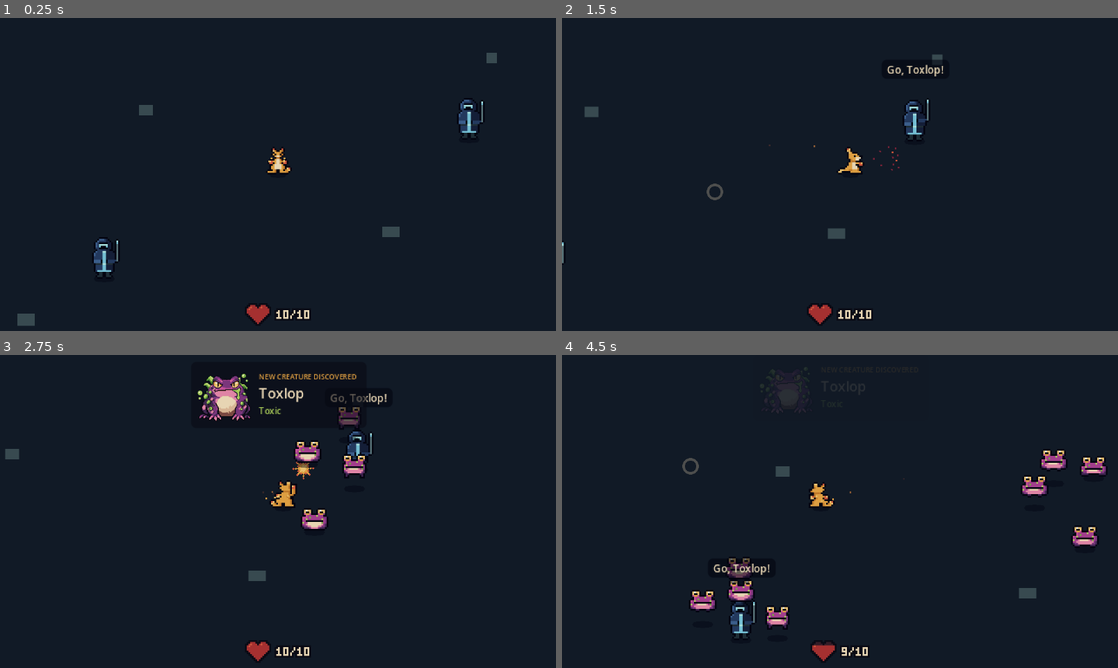
Above: before the commit, frames 1-4 (two rows, left to right).
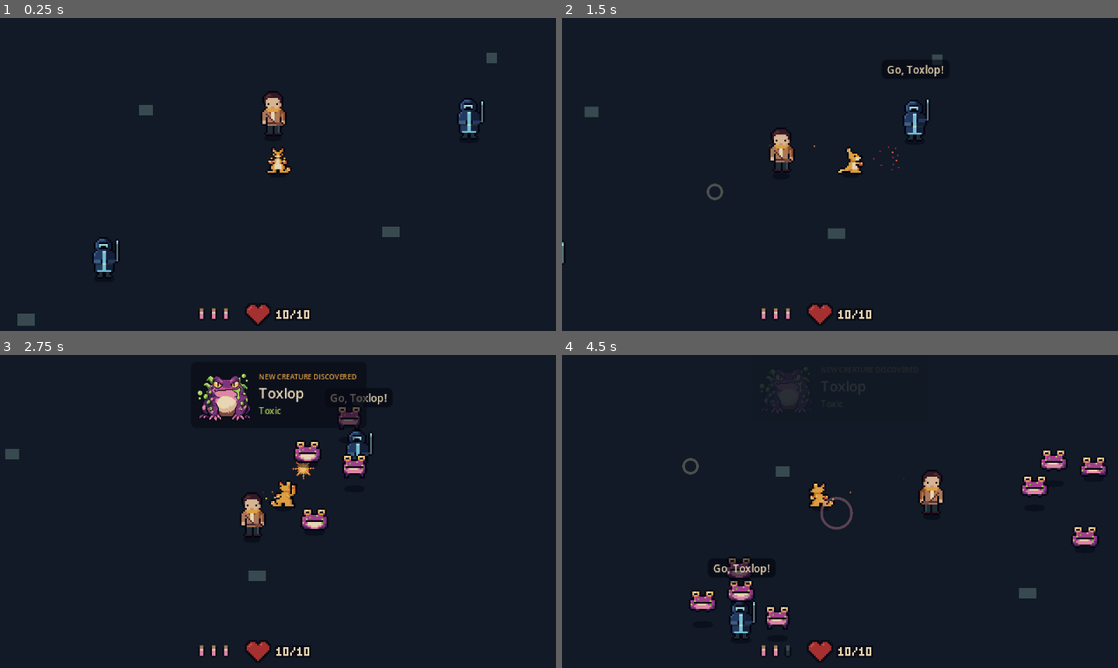
Above: after the commit, the same moments.

Repository: qmkDuran/my-own-art
Game: Godot game, scene res://scenes/main/main.tscn
Same seed, same stepped clock (60 frames per second), same inputs: the game is played once before the commit and once after it.
Inputs (mouse positions are in pixels of both pictures, inside the frame that each line leads up to):
- Up to frame 1 (0.25 s): no input
- Up to frame 2 (1.5 s): move the mouse to (962, 158) at 0.52 s; hold D (move_right) 0.53-1.25 s; hold Right mouse button (attack) 0.53-1.25 s; click (962, 158) at 0.67 s; tap Space (dodge) at 0.8 s; drag from (728, 190) to (812, 237) at 1.27 s
- Up to frame 3 (2.75 s): move the mouse to (333, 442) at 2.02 s; hold D (move_right) from 2.03 s (still down); hold Right mouse button (attack) from 2.03 s (still down); tap Q (trainer_aid, bound only after the commit) at 2.1 s; click (333, 442) at 2.17 s
- Up to frame 4 (4.5 s): release D (move_right) at 2.75 s; release Right mouse button (attack) at 2.75 s; drag from (812, 574) to (673, 464) at 2.77 s; move the mouse to (1006, 558) at 3.52 s; hold A (move_left) 3.53-4.25 s; tap Space (dodge) at 3.6 s; click (1006, 558) at 3.67 s; tap Q (trainer_aid, bound only after the commit) at 3.8 s; drag from (673, 464) to (756, 433) at 4.27 s

The runs differ from the first frame. In frame 1, 0.4% of the frame differs, in the area x 35-52%, y 24-97%; in frame 2, 0.4%; in frame 3, 0.4%; in frame 4, 0.8%, in the area x 35-69%, y 37-98%.

Commit message:
Trainer walks with Emberoo; Trainer's Aid heal on Q; berries refill charges
- Original trainer sprite (brown coat, orange scarf matching Emberoo)
  follows a few steps behind; enemies ignore them.
- Trainer's Aid (Q, gamepad Y): the trainer throws a healing tonic that
  arcs to Emberoo and heals 4 (3 charges, not usable at full health).
- Toads drop a glowing berry 25% of the time; walking over it refills a
  charge. HUD shows charges as tonic bottles left of the heart.
- DESIGN.md: trainer, drops (light motes, berries, hand-placed Glimmer
  Shards, no loot), Heat, and the locked build system.

Tested in Godot 4.7.2 with a recorded clip: heal 4->8, berry pickup 2->3.

Co-Authored-By: Claude Opus 5.5 <noreply@anthropic.com>
Claude-Session: https://claude.ai/code/session_01YABBJVPWvaqtn34m5VQVCp

Diff:
--- a/project.godot
+++ b/project.godot
@@ -74,6 +74,12 @@
 "events": [Object(InputEventMouseButton,"resource_local_to_scene":false,"resource_name":"","device":-1,"window_id":0,"a …(253 unchanged characters)…
 ]
 }
+trainer_aid={
+"deadzone": 0.2,
+"events": [Object(InputEventKey,"resource_local_to_scene":false,"resource_name":"","device":-1,"window_id":0,"alt_pressed":false,"shift_pressed":false,"ctrl_pressed":false,"meta_pressed":false,"pressed":false,"keycode":0,"physical_keycode":81,"key_label":0,"unicode":0,"location":0,"echo":false,"script":null)
+, Object(InputEventJoypadButton,"resource_local_to_scene":false,"resource_name":"","device":-1,"button_index":3,"pressure":0.0,"pressed":false,"script":null)
+]
+}
 
 [rendering]
 
--- /dev/null
+++ b/scenes/companions/tonic_toss.tscn
@@ -0,0 +1,9 @@
+[gd_scene load_steps=3 format=3]
+
+[ext_resource type="Script" path="res://scripts/companions/tonic_toss.gd" id="1_tonic"]
+[ext_resource type="PackedScene" path="res://scenes/effects/shockwave.tscn" id="2_ring"]
+
+[node name="TonicToss" type="Node2D"]
+z_index = 3
+script = ExtResource("1_tonic")
+ring_scene = ExtResource("2_ring")
--- /dev/null
+++ b/scenes/companions/trainer.tscn
@@ -0,0 +1,18 @@
+[gd_scene load_steps=4 format=3]
+
+[ext_resource type="Script" path="res://scripts/companions/trainer.gd" id="1_trainer"]
+[ext_resource type="Texture2D" path="res://art/trainer/trainer_front.png" id="2_sprite"]
+[ext_resource type="PackedScene" path="res://scenes/companions/tonic_toss.tscn" id="3_tonic"]
+
+[node name="Trainer" type="Node2D"]
+z_index = 1
+script = ExtResource("1_trainer")
+tonic_scene = ExtResource("3_tonic")
+
+[node name="Shadow" type="Polygon2D" parent="."]
+color = Color(0.035, 0.039, 0.078, 0.45)
+polygon = PackedVector2Array(-5, 0, -4, -1.5, 0, -2, 4, -1.5, 5, 0, 4, 1.5, 0, 2, -4, 1.5)
+
+[node name="Sprite" type="Sprite2D" parent="."]
+position = Vector2(0, -14)
+texture = ExtResource("2_sprite")
--- a/scenes/creatures/emberoo/emberoo.tscn
+++ b/scenes/creatures/emberoo/emberoo.tscn
@@ -15,6 +15,7 @@
 [ext_resource type="Script" path="res://scripts/effects/hit_flash.gd" id="13_flash"]
 [ext_resource type="PackedScene" path="res://scenes/effects/shockwave.tscn" id="14_marker"]
 [ext_resource type="Script" path="res://scripts/effects/fist_embers.gd" id="15_embers"]
+[ext_resource type="Script" path="res://scripts/components/trainer_aid.gd" id="16_aid"]
 
 [sub_resource type="CircleShape2D" id="CircleShape2D_body"]
 radius = 5.0
@@ -87,3 +88,6 @@
 [node name="FistEmbers" type="Node2D" parent="."]
 z_index = 1
 script = ExtResource("15_embers")
+
+[node name="TrainerAid" type="Node" parent="."]
+script = ExtResource("16_aid")
--- a/scenes/enemies/toxic_toad/toxic_toad.tscn
+++ b/scenes/enemies/toxic_toad/toxic_toad.tscn
@@ -7,6 +7,7 @@
 [ext_resource type="Script" path="res://scripts/effects/hit_flash.gd" id="5_flash"]
 [ext_resource type="PackedScene" path="res://scenes/effects/toxic_splat.tscn" id="6_splat"]
 [ext_resource type="Texture2D" path="res://art/toxic_toad/toxlop_portrait_128.png" id="7_portrait"]
+[ext_resource type="PackedScene" path="res://scenes/pickups/berry.tscn" id="8_berry"]
 
 [sub_resource type="CircleShape2D" id="CircleShape2D_body"]
 radius = 5.0
@@ -25,6 +26,7 @@
 script = ExtResource("1_toad")
 death_splat_scene = ExtResource("6_splat")
 portrait = ExtResource("7_portrait")
+berry_scene = ExtResource("8_berry")
 
 [node name="Shadow" type="Polygon2D" parent="."]
 color = Color(0.0352941, 0.0392157, 0.0784314, 0.45)
--- a/scenes/main/main.tscn
+++ b/scenes/main/main.tscn
@@ -1,8 +1,9 @@
-[gd_scene load_steps=5 format=3]
+[gd_scene load_steps=6 format=3]
 
 [ext_resource type="PackedScene" path="res://scenes/creatures/emberoo/emberoo.tscn" id="1_emberoo"]
 [ext_resource type="PackedScene" path="res://scenes/enemies/handler/handler.tscn" id="3_handler"]
 [ext_resource type="PackedScene" path="res://scenes/ui/hud.tscn" id="4_hud"]
+[ext_resource type="PackedScene" path="res://scenes/companions/trainer.tscn" id="5_trainer"]
 
 [sub_resource type="Environment" id="Environment_glow"]
 background_mode = 3
@@ -61,6 +62,9 @@
 position = Vector2(-100, 60)
 first_summon_delay = 3.0
 
+[node name="Trainer" parent="." instance=ExtResource("5_trainer")]
+position = Vector2(-18, -16)
+
 [node name="Emberoo" parent="." instance=ExtResource("1_emberoo")]
 
 [node name="Camera" type="Camera2D" parent="Emberoo"]
--- /dev/null
+++ b/scenes/pickups/berry.tscn
@@ -0,0 +1,7 @@
+[gd_scene load_steps=2 format=3]
+
+[ext_resource type="Script" path="res://scripts/pickups/berry.gd" id="1_berry"]
+
+[node name="Berry" type="Node2D"]
+z_index = 1
+script = ExtResource("1_berry")
--- a/scenes/ui/hud.tscn
+++ b/scenes/ui/hud.tscn
@@ -1,7 +1,8 @@
-[gd_scene load_steps=3 format=3]
+[gd_scene load_steps=4 format=3]
 
 [ext_resource type="Script" path="res://scripts/ui/health_heart.gd" id="1_heart"]
 [ext_resource type="Script" path="res://scripts/ui/discovery_card.gd" id="2_card"]
+[ext_resource type="Script" path="res://scripts/ui/aid_charges.gd" id="3_aid"]
 
 [node name="Hud" type="CanvasLayer"]
 
@@ -29,3 +30,19 @@
 grow_vertical = 2
 mouse_filter = 2
 script = ExtResource("2_card")
+
+[node name="AidCharges" type="Control" parent="."]
+layout_mode = 3
+anchors_preset = 7
+anchor_left = 0.5
+anchor_top = 1.0
+anchor_right = 0.5
+anchor_bottom = 1.0
+offset_left = -50.0
+offset_top = -16.0
+offset_right = -24.0
+offset_bottom = -3.0
+grow_horizontal = 2
+grow_vertical = 0
+mouse_filter = 2
+script = ExtResource("3_aid")
--- /dev/null
+++ b/scripts/companions/tonic_toss.gd
@@ -0,0 +1,55 @@
+class_name TonicToss
+extends Node2D
+## A healing tonic flying in an arc from the trainer to the creature.
+## When it lands it calls back (the heal) and leaves a warm ring.
+
+@export var flight_time: float = 0.45
+## How high the arc rises, in pixels.
+@export var arc_height: float = 18.0
+@export var ring_scene: PackedScene
+
+## 5×7 pixel bottle: '#' outline, 'g' glass, 'l' liquid, 'c' cork.
+const BOTTLE := [".cc..", "#cc#.", "#gg#.", "#ll#.", "#ll#.", "#ll#.", ".##.."]
+const COLORS := {"#": Color(0.035, 0.039, 0.078), "g": Color(0.78, 0.812, 0.8), "l": Color(0.875, 0.518, 0.647), "c": Color(0.678, 0.467, 0.341)}
+
+var _from: Vector2
+var _target: Node2D
+var _on_land: Callable
+var _elapsed: float = 0.0
+
+
+func fly_to(target: Node2D, on_land: Callable) -> void:
+	_from = global_position
+	_target = target
+	_on_land = on_land
+
+
+func _process(delta: float) -> void:
+	if _target == null:
+		return
+	_elapsed += delta
+	var t := clampf(_elapsed / flight_time, 0.0, 1.0)
+	var landing := _target.global_position + Vector2(0, -8)
+	global_position = _from.lerp(landing, t) + Vector2(0, -sin(PI * t) * arc_height)
+	rotation = t * TAU
+	queue_redraw()
+	if t >= 1.0:
+		_land(landing)
+
+
+func _draw() -> void:
+	for y in BOTTLE.size():
+		for x in 5:
+			var pixel: String = BOTTLE[y][x]
+			if pixel != ".":
+				draw_rect(Rect2(Vector2(x - 2.5, y - 3.5), Vector2.ONE), COLORS[pixel])
+
+
+func _land(at: Vector2) -> void:
+	_on_land.call()
+	if ring_scene != null:
+		var ring: Shockwave = ring_scene.instantiate()
+		get_parent().add_child(ring)
+		ring.global_position = at + Vector2(0, 8)
+		ring.play(14.0, 0.35, Color(0.875, 0.518, 0.647, 0.9))
+	queue_free()
--- /dev/null
+++ b/scripts/companions/trainer.gd
@@ -0,0 +1,69 @@
+class_name Trainer
+extends Node2D
+## The player's trainer: follows Emberoo a few steps behind and supports him (Trainer's Aid).
+##
+## Enemies ignore the trainer: Warden visors only see Glimra light, and the trainer has none.
+## (So the trainer has no collision and isn't in the "player" or "enemies" groups.)
+
+## How far behind Emberoo the trainer likes to stay, in pixels.
+@export var follow_distance: float = 22.0
+## Walking speed in pixels per second; a bit faster than Emberoo so they keep up.
+@export var walk_speed: float = 70.0
+## Beyond this distance the trainer hurries to catch up.
+@export var catch_up_distance: float = 70.0
+@export var tonic_scene: PackedScene
+
+var _target: Node2D
+var _walk_time: float = 0.0
+
+@onready var sprite: Sprite2D = $Sprite
+var _sprite_rest: Vector2
+
+
+func _ready() -> void:
+	add_to_group("trainer")
+	_sprite_rest = sprite.position
+
+
+func _physics_process(delta: float) -> void:
+	if _target == null:
+		_target = get_tree().get_first_node_in_group("player")
+		return
+	var to_spot := _follow_spot() - global_position
+	var distance := to_spot.length()
+	var speed := walk_speed * (1.8 if distance > catch_up_distance else 1.0)
+	var is_walking := distance > 3.0
+	if is_walking:
+		global_position += to_spot.normalized() * minf(distance, speed * delta)
+		if absf(to_spot.x) > 1.0:
+			sprite.flip_h = to_spot.x < 0.0
+	_bob(delta, is_walking)
+
+
+## Throws a healing tonic at the creature; `on_land` runs when it arrives.
+func toss_tonic(at: Node2D, on_land: Callable) -> void:
+	if tonic_scene == null:
+		on_land.call()
+		return
+	var tonic: TonicToss = tonic_scene.instantiate()
+	get_parent().add_child(tonic)
+	tonic.global_position = global_position + Vector2(0, -14)
+	tonic.fly_to(at, on_land)
+
+
+## A spot behind Emberoo, opposite the way he's facing.
+func _follow_spot() -> Vector2:
+	var facing := Vector2.DOWN
+	if _target.has_node("Facing"):
+		facing = (_target.get_node("Facing") as Facing).as_vector()
+	return _target.global_position - facing * follow_distance
+
+
+## A small walking bob (placeholder until the trainer has a walk animation).
+func _bob(delta: float, is_walking: bool) -> void:
+	if is_walking:
+		_walk_time += delta
+		sprite.position = _sprite_rest + Vector2(0, -roundf(absf(sin(_walk_time * 12.0))))
+	else:
+		_walk_time = 0.0
+		sprite.position = _sprite_rest
--- a/scripts/components/health.gd
+++ b/scripts/components/health.gd
@@ -7,6 +7,7 @@
 
 signal damaged(amount: int, source_position: Vector2)
 signal died
+signal healed(amount: int)
 
 @export var max_health: int = 3
 
@@ -30,5 +31,12 @@
 		died.emit()
 
 
+func heal(amount: int) -> void:
+	if is_dead():
+		return
+	current_health = mini(max_health, current_health + amount)
+	healed.emit(amount)
+
+
 func is_dead() -> bool:
 	return current_health <= 0
--- a/scripts/components/player_input.gd
+++ b/scripts/components/player_input.gd
@@ -3,7 +3,7 @@
 ## Reads the player's controls and turns them into intentions.
 ##
 ## Controls: left mouse = move to the cursor (or attack the enemy you click on),
-## right mouse = attack in place toward the cursor, Space = dodge.
+## right mouse = attack in place toward the cursor, Space = dodge, Q = Trainer's Aid (heal).
 ## WASD also moves, for players who prefer it.
 ##
 ## Only this component knows about keys and gamepads. Everything else asks it
@@ -28,6 +28,11 @@
 	return Input.is_action_pressed("move_to_cursor")
 
 
+## Q: the trainer throws a healing tonic.
+func wants_trainer_aid() -> bool:
+	return Input.is_action_just_pressed("trainer_aid")
+
+
 func wants_to_dodge() -> bool:
 	return Input.is_action_just_pressed("dodge")
 
--- /dev/null
+++ b/scripts/components/trainer_aid.gd
@@ -0,0 +1,55 @@
+class_name TrainerAid
+extends Node
+## Trainer's Aid: the trainer throws a healing tonic (Q). Limited charges,
+## refilled by picking up berries that enemies sometimes drop.
+
+signal charges_changed(charges: int, max_charges: int)
+
+@export var max_charges: int = 3
+## Health restored by one tonic.
+@export var heal_amount: int = 4
+## Seconds before Aid can be used again.
+@export var cooldown: float = 0.8
+
+var charges: int = 3
+var _cooldown_left: float = 0.0
+var _is_in_flight: bool = false
+
+@onready var creature: Node2D = get_parent()
+
+
+func _ready() -> void:
+	charges = max_charges
+
+
+func _process(delta: float) -> void:
+	_cooldown_left = maxf(0.0, _cooldown_left - delta)
+
+
+func has_room() -> bool:
+	return charges < max_charges
+
+
+func add_charge() -> void:
+	charges = mini(max_charges, charges + 1)
+	charges_changed.emit(charges, max_charges)
+
+
+func use() -> void:
+	if charges <= 0 or _cooldown_left > 0.0 or _is_in_flight:
+		return
+	var health: Health = creature.get_node("Health")
+	if health.current_health >= health.max_health:
+		return  # don't waste a charge at full health
+	charges -= 1
+	_cooldown_left = cooldown
+	charges_changed.emit(charges, max_charges)
+	var trainer := get_tree().get_first_node_in_group("trainer") as Trainer
+	var heal := func() -> void:
+		_is_in_flight = false
+		health.heal(heal_amount)
+	_is_in_flight = true
+	if trainer != null:
+		trainer.toss_tonic(creature, heal)
+	else:
+		heal.call()
--- a/scripts/creatures/creature.gd
+++ b/scripts/creatures/creature.gd
@@ -14,6 +14,7 @@
 ##   Health          -> how much damage it can take (dodging makes it invulnerable)
 ##   HitFlash        -> flashes white when hit
 ##   FistEmbers      -> sparks rising from the fists
+##   TrainerAid      -> Q: the trainer throws a healing tonic (limited charges)
 ##   Sprite          -> what to show
 
 ## Below this speed (pixels per second) the creature counts as standing still.
@@ -53,6 +54,7 @@
 @onready var hit_flash: HitFlash = $HitFlash
 @onready var animator: CreatureAnimator = $Sprite
 @onready var fist_embers: FistEmbers = $FistEmbers
+@onready var trainer_aid: TrainerAid = $TrainerAid
 
 
 func _ready() -> void:
@@ -63,6 +65,8 @@
 func _physics_process(delta: float) -> void:
 	_push_seconds_left = maxf(0.0, _push_seconds_left - delta)
 	_read_mouse_orders()
+	if player_input.wants_trainer_aid():
+		trainer_aid.use()
 	_start_requested_action()
 	# Leaping out of the way means attacks pass through you.
 	health.is_invulnerable = dodge.is_dodging
--- a/scripts/enemies/toad.gd
+++ b/scripts/enemies/toad.gd
@@ -60,6 +60,10 @@
 @export var death_fade_time: float = 0.3
 ## The toxic goo burst shown when it dies.
 @export var death_splat_scene: PackedScene
+## A berry it sometimes drops (refills one Trainer's Aid charge).
+@export var berry_scene: PackedScene
+## Chance (0 to 1) of dropping a berry on death.
+@export var berry_drop_chance: float = 0.25
 
 var _state: State = State.RESTING
 var _time_in_state: float = 0.0
@@ -201,6 +205,7 @@
 
 func _on_died() -> void:
 	_spawn_death_splat()
+	_maybe_drop_berry()
 	_enter(State.DYING, death_fade_time)
 	remove_from_group("enemies")
 	collision_shape.set_deferred("disabled", true)
@@ -221,6 +226,14 @@
 		hit_flash.flash(glint_color)
 
 
+func _maybe_drop_berry() -> void:
+	if berry_scene == null or randf() > berry_drop_chance:
+		return
+	var berry: Node2D = berry_scene.instantiate()
+	get_parent().add_child.call_deferred(berry)
+	berry.set_deferred("global_position", global_position)
+
+
 func _spawn_death_splat() -> void:
 	if death_splat_scene == null:
 		return
--- /dev/null
+++ b/scripts/pickups/berry.gd
@@ -0,0 +1,47 @@
+class_name Berry
+extends Node2D
+## A glowing berry an enemy dropped. Walking over it refills one Trainer's Aid charge.
+## If the player's Aid is already full, the berry waits on the ground.
+
+## How close the player must be to pick it up, in pixels.
+@export var pickup_radius: float = 10.0
+## Seconds before it disappears if nobody picks it up (it blinks first).
+@export var lifetime: float = 25.0
+
+## 7×7 pixel berry: '#' outline, 'r' red, 'd' dark red, 'h' highlight, 'g' leaf.
+const PIXELS := ["...gg..", "..##g..", ".#rrr#.", "#rhrrd#", "#rrrdd#", ".#rdd#.", "..###.."]
+const COLORS := {"#": Color(0.035, 0.039, 0.078), "r": Color(0.812, 0.341, 0.235), "d": Color(0.647, 0.188, 0.188), "h": Color(0.906, 0.835, 0.702), "g": Color(0.459, 0.655, 0.263)}
+
+var _age: float = 0.0
+
+
+func _process(delta: float) -> void:
+	_age += delta
+	if _age >= lifetime:
+		queue_free()
+		return
+	# Blink during the last few seconds.
+	visible = _age < lifetime - 4.0 or int(_age * 8.0) % 2 == 0
+	_try_pickup()
+	queue_redraw()
+
+
+func _draw() -> void:
+	var bob := roundf(sin(_age * 4.0))
+	draw_circle(Vector2(0, 1), 3.0, Color(0.035, 0.039, 0.078, 0.35))     # little ground shadow
+	for y in PIXELS.size():
+		for x in 7:
+			var pixel: String = PIXELS[y][x]
+			if pixel != ".":
+				draw_rect(Rect2(Vector2(x - 3.5, y - 9.0 + bob), Vector2.ONE), COLORS[pixel])
+
+
+func _try_pickup() -> void:
+	var player := get_tree().get_first_node_in_group("player") as Node2D
+	if player == null or player.global_position.distance_to(global_position) > pickup_radius:
+		return
+	var aid: TrainerAid = player.get_node_or_null("TrainerAid")
+	if aid == null or not aid.has_room():
+		return
+	aid.add_charge()
+	queue_free()
--- /dev/null
+++ b/scripts/ui/aid_charges.gd
@@ -0,0 +1,50 @@
+class_name AidCharges
+extends Control
+## Trainer's Aid charges as little tonic bottles next to the heart (full = pink, used = dark).
+
+const BOTTLE := [".cc..", "#cc#.", "#gg#.", "#ll#.", "#ll#.", "#ll#.", ".##.."]
+const SPACING := 7
+
+@export var outline_color: Color = Color(0.035, 0.039, 0.078)
+@export var full_colors: Dictionary = {"g": Color(0.78, 0.812, 0.8), "l": Color(0.875, 0.518, 0.647), "c": Color(0.678, 0.467, 0.341)}
+@export var empty_colors: Dictionary = {"g": Color(0.224, 0.29, 0.314), "l": Color(0.125, 0.18, 0.216), "c": Color(0.224, 0.29, 0.314)}
+
+var _charges: int = 0
+var _max_charges: int = 0
+
+
+func _ready() -> void:
+	await get_tree().process_frame
+	var player := get_tree().get_first_node_in_group("player")
+	if player == null:
+		return
+	var aid: TrainerAid = player.get_node_or_null("TrainerAid")
+	if aid == null:
+		return
+	aid.charges_changed.connect(_on_charges_changed)
+	_on_charges_changed(aid.charges, aid.max_charges)
+
+
+func _on_charges_changed(charges: int, max_charges: int) -> void:
+	_charges = charges
+	_max_charges = max_charges
+	queue_redraw()
+
+
+func _draw() -> void:
+	var width := _max_charges * SPACING - 2
+	var left := roundf((size.x - width) / 2.0)
+	var top := roundf((size.y - BOTTLE.size()) / 2.0)
+	for index in _max_charges:
+		var colors := full_colors if index < _charges else empty_colors
+		_draw_bottle(Vector2(left + index * SPACING, top), colors)
+
+
+func _draw_bottle(top_left: Vector2, colors: Dictionary) -> void:
+	for y in BOTTLE.size():
+		for x in 5:
+			var pixel: String = BOTTLE[y][x]
+			if pixel == ".":
+				continue
+			var color: Color = outline_color if pixel == "#" else colors[pixel]
+			draw_rect(Rect2(top_left + Vector2(x, y), Vector2.ONE), color)
--- a/scripts/ui/health_heart.gd
+++ b/scripts/ui/health_heart.gd
@@ -43,6 +43,7 @@
 	_health = player.get_node_or_null("Health")
 	if _health != null:
 		_health.damaged.connect(func(_amount: int, _from: Vector2) -> void: queue_redraw())
+		_health.healed.connect(func(_amount: int) -> void: queue_redraw())
 	queue_redraw()
 
 
Binary file added: art/trainer/trainer_front.png
Not shown, added: art/trainer/trainer_front.png.import
Not shown: 1 places in scenes/creatures/emberoo/emberoo.tscn that only renumber resources
Not shown: 1 places in scenes/enemies/toxic_toad/toxic_toad.tscn that only renumber resources
Not shown, added: scripts/companions/tonic_toss.gd.uid
Not shown, added: scripts/companions/trainer.gd.uid
Not shown, added: scripts/components/trainer_aid.gd.uid
Not shown, added: scripts/pickups/berry.gd.uid
Not shown, added: scripts/ui/aid_charges.gd.uid
Not shown, changed: DESIGN.md
Not shown, changed: PARKING_LOT.md
